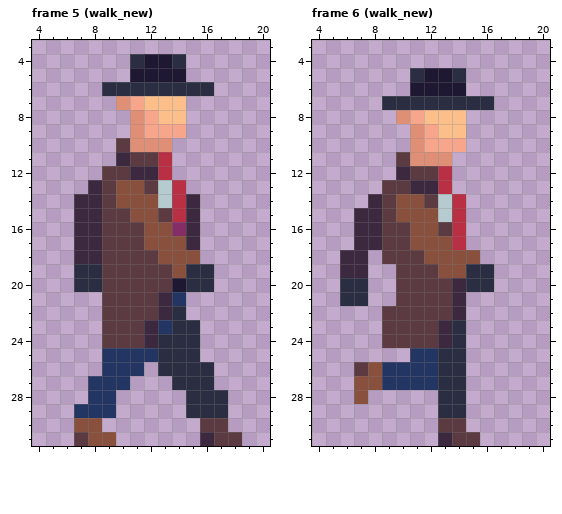
One commit to this pixel-art file: Assets/Player/Player.ase. This is how it looked before the edit.
24x32 pixels, 42 frames. Shown: frame 5 (walk_new): x 4..20, y 3..31; frame 6 (walk_new): x 4..20, y 3..31. The commit also changed other frames, which this record leaves out.
New version:
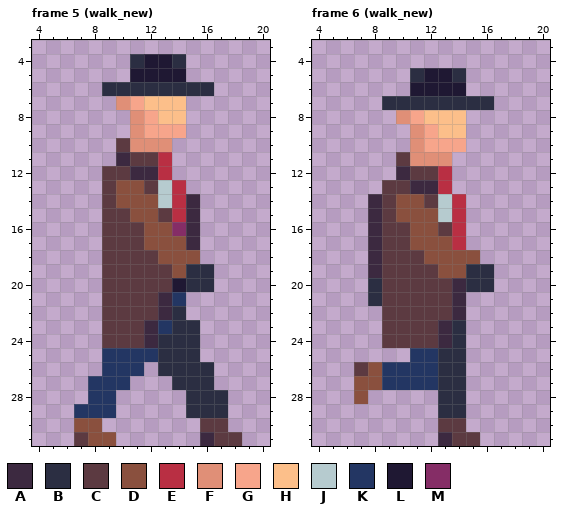
Palette (. is transparent): A #3c2940  B #2b2e42  C #5c3a41  D #8a503e  E #b92f43  F #e08f77  G #f7a58b  H #fcbf8a  J #b6cbcf  K #233663  L #1f1833  M #852d66
The exact change:
Changed rows in their new state; - is an unchanged pixel.
Frame 5 (walk_new), layer "Player/Body":
first column x 7:
13 -.
14 ..
15 ..
16 ..
17 ..
18 ..
19 ..
20 ..
Frame 6 (walk_new), layer "Player/Body":
first column x 6:
15 -.--
16 -.--
17 -.--
18 ..A-
19 ..AC
20 ..BC
21 ..BC
Pixel boxes of the changes (left, top, right, bottom) in both pictures:
erased: (74, 180, 102, 292)
changed: (340, 208, 396, 306)
